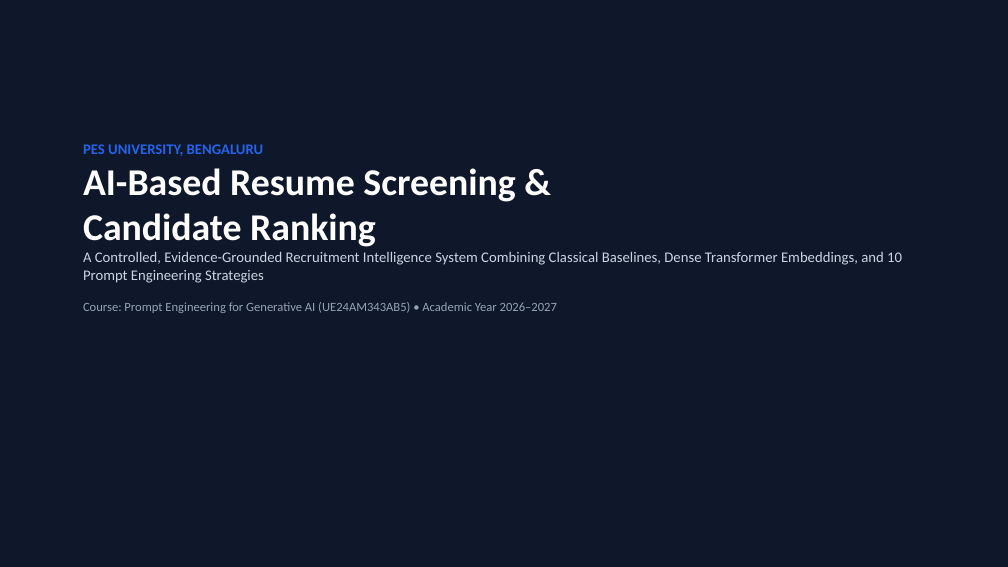
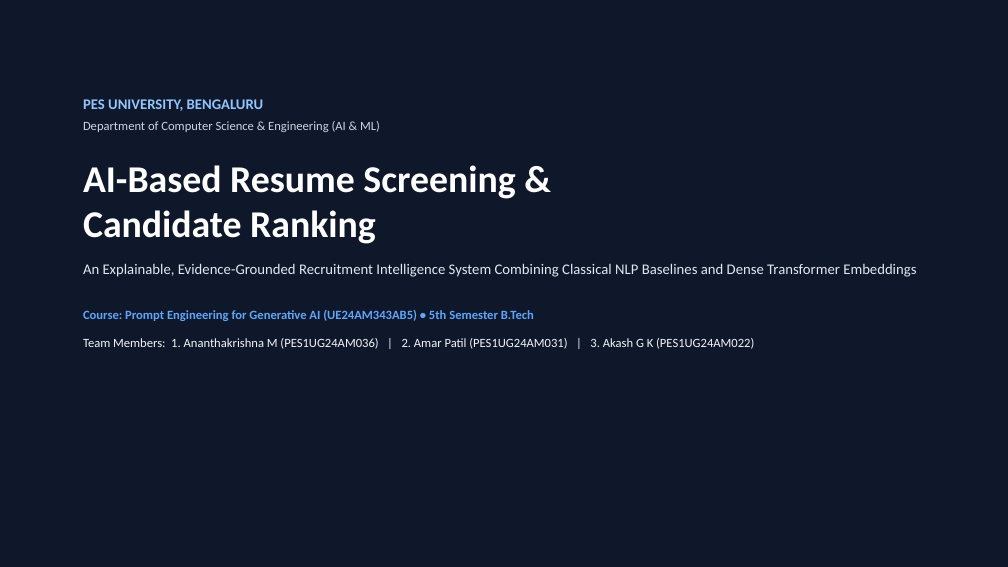
Before and after one commit to anantha-bit/AI-Based-Resume-Screening-and-Candidate-Ranking, a slide deck: slide 1 of presentation/Project_Presentation.pptx. Drawn at 1008x567 pixels with LibreOffice and Linux fonts; fonts in the diff are those of the drawing. Boxes give left, top, right and bottom in pixels: in the first picture for what was removed or moved away, otherwise in the second. Text is boxed around its words. In the diff, an @@ line names an element or a change of style, - is before the commit and + after.

Commit message:
Update: Condense project presentation to a high-impact 10-slide academic deck

```diff
--- a/presentation/Project_Presentation.pptx
+++ b/presentation/Project_Presentation.pptx
@@ rectangle at <box>0,0,1008,567</box>: outline #0F172A 0.75 pt to none @@
@@ text "PES UNIVERSITY, BENGALURU": place and size @@
-text "PES UNIVERSITY, BENGALURU" at <box>83,144,902,313</box>
+text "PES UNIVERSITY, BENGALURU" at <box>83,99,916,349</box>
@@ text at <box>83,99,515,244</box>: text colour #2563EB to #93C5FD in "PES UNIVERSITY, BENGALURU"; more space between paragraphs @@
@@ text at <box>83,121,380,132</box>: paragraph added @@
+Department of Computer Science & Engineering (AI & ML)
@@ text at <box>83,263,916,349</box>: text changed; size 14 to 12 pt; text colour #CBD5E1 to #E2E8F0 @@
-A Controlled, Evidence-Grounded Recruitment Intelligence System Combining Classical Baselines, Dense Transformer Embeddings, and 10 Prompt Engineering Strategies
-Course: Prompt Engineering for Generative AI (UE24AM343AB5) • Academic Year 2026–2027
+An Explainable, Evidence-Grounded Recruitment Intelligence System Combining Classical NLP Baselines and Dense Transformer Embeddings
+Course: Prompt Engineering for Generative AI (UE24AM343AB5) • 5th Semester B.Tech
+Team Members: 1. Ananthakrishna M (PES1UG24AM036) | 2. Amar Patil (PES1UG24AM031) | 3. Akash G K (PES1UG24AM022)
```
Also in this commit, not shown: 3 other slides changed, 6 slides added, 19 slides removed.
